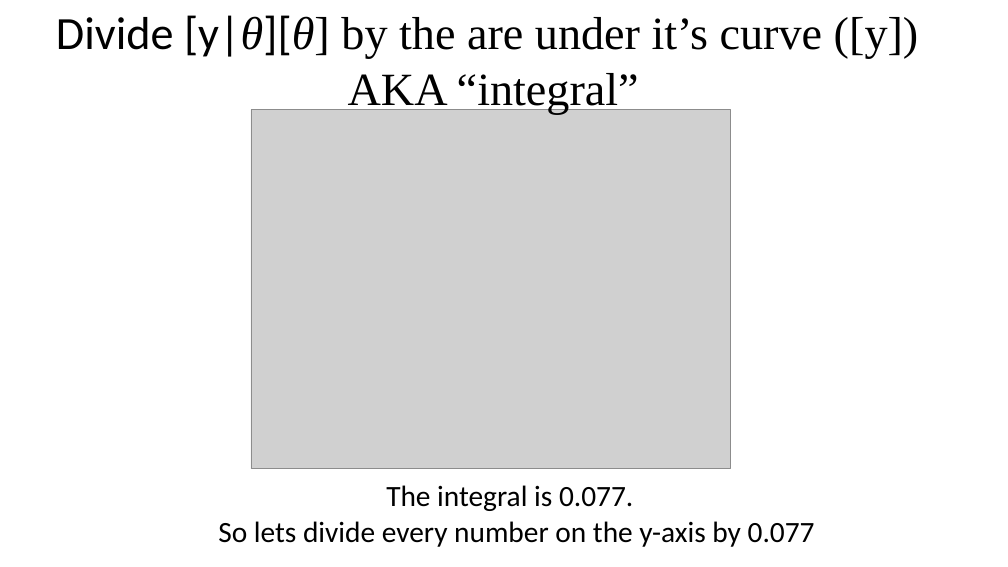
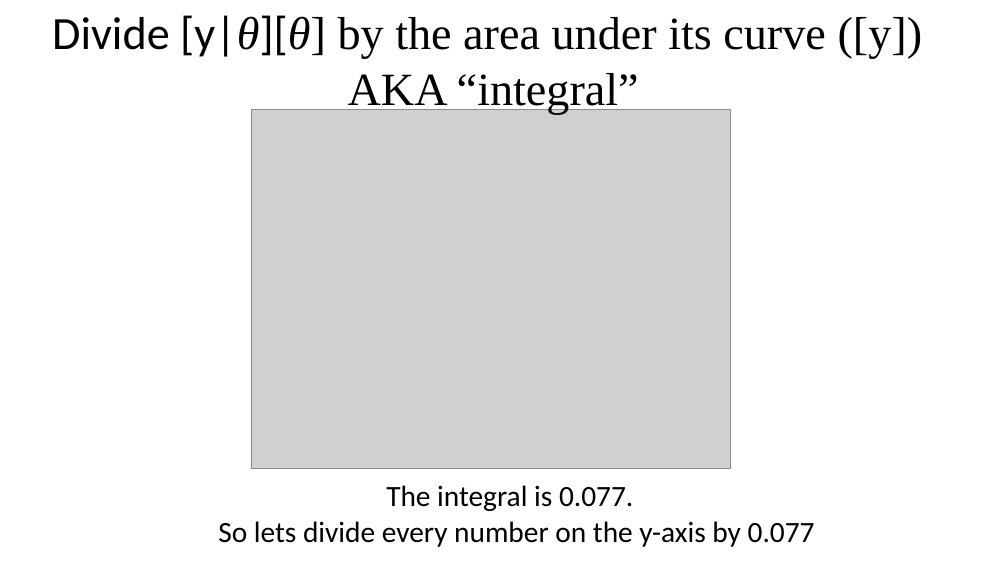
Before and after one commit to taaltree/FW536, a slide deck: slide 14 of Day4_Likelihood_BayesI/FW536_Day4_Afternoon_BayesI.pptx. Drawn at 1008x567 pixels with LibreOffice and Linux fonts; fonts in the diff are those of the drawing; grey boxes stand for pictures. Boxes give left, top, right and bottom in pixels: in the first picture for what was removed or moved away, otherwise in the second. Text is boxed around its words. In the diff, an @@ line names an element or a change of style, - is before the commit and + after.

```diff
--- a/Day4_Likelihood_BayesI/FW536_Day4_Afternoon_BayesI.pptx
+++ b/Day4_Likelihood_BayesI/FW536_Day4_Afternoon_BayesI.pptx
@@ text at (52, 15, 923, 59): text changed @@
-Divide [y|θ][θ] by the are under it’s curve ([y])
+Divide [y|θ][θ] by the area under its curve ([y])
```
Also in this commit, not shown: 5 other slides changed, 6 slides removed, 3 other files.
